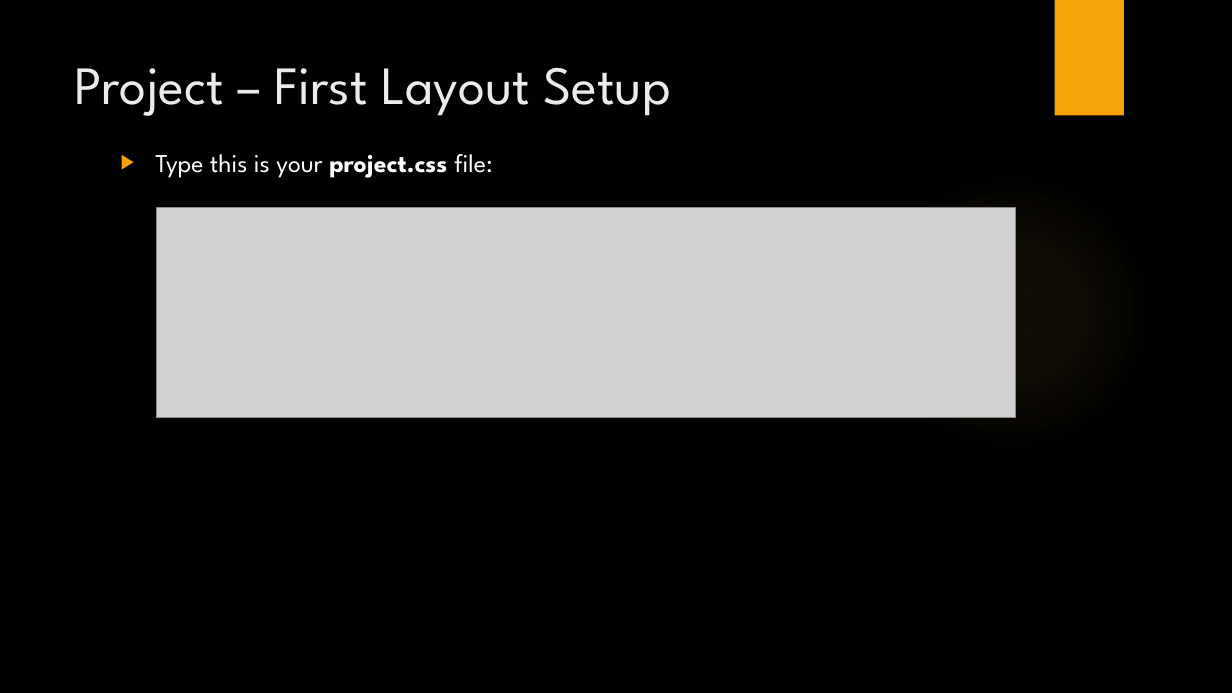
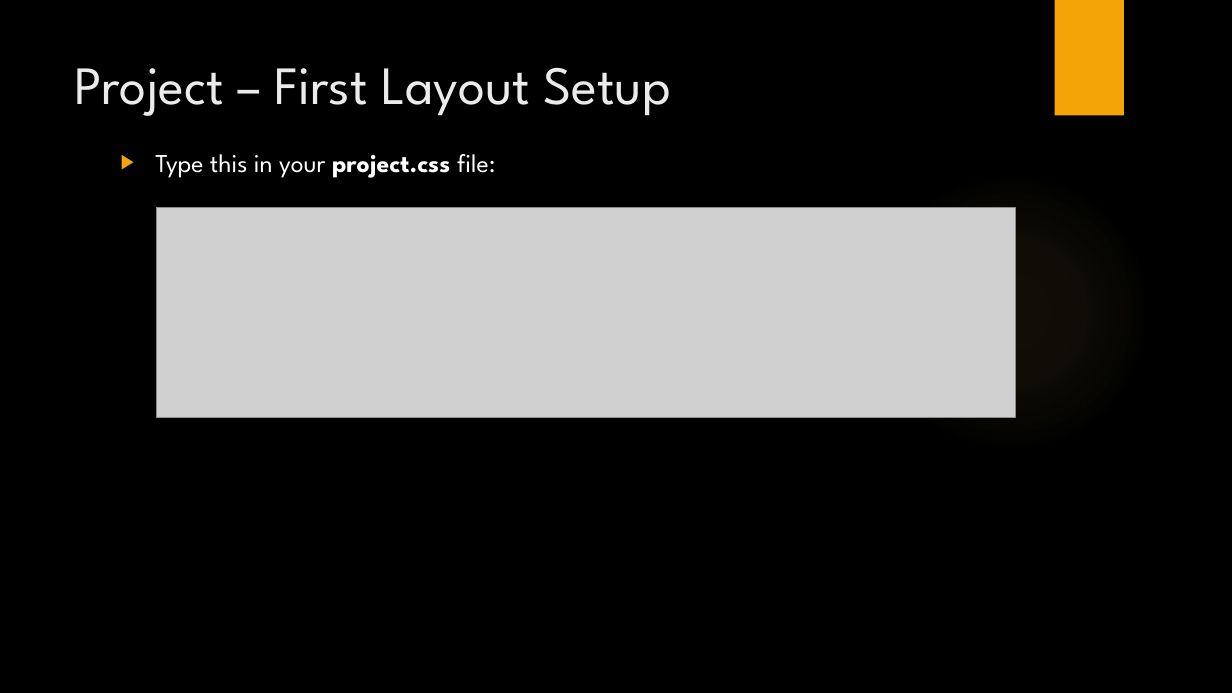
Before and after one commit to manupeethambar888/webdev, a slide deck: slide 6 of Day 11 - CSS – Continued.pptx. Drawn at 1232x693 pixels with LibreOffice and Linux fonts; fonts in the diff are those of the drawing; grey boxes stand for pictures; background and template pictures are left out. Boxes give left, top, right and bottom in pixels: in the first picture for what was removed or moved away, otherwise in the second. Text is boxed around its words. In the diff, an @@ line names an element or a change of style, - is before the commit and + after.

Commit message:
change 11

```diff
--- a/Day 11 - CSS – Continued.pptx
+++ b/Day 11 - CSS – Continued.pptx
@@ text at bbox=[155, 154, 495, 178]: text changed @@
-▶ Type this is your project.css file:
+▶ Type this in your project.css file:
```
Also in this commit, not shown: 1 other slide changed.
